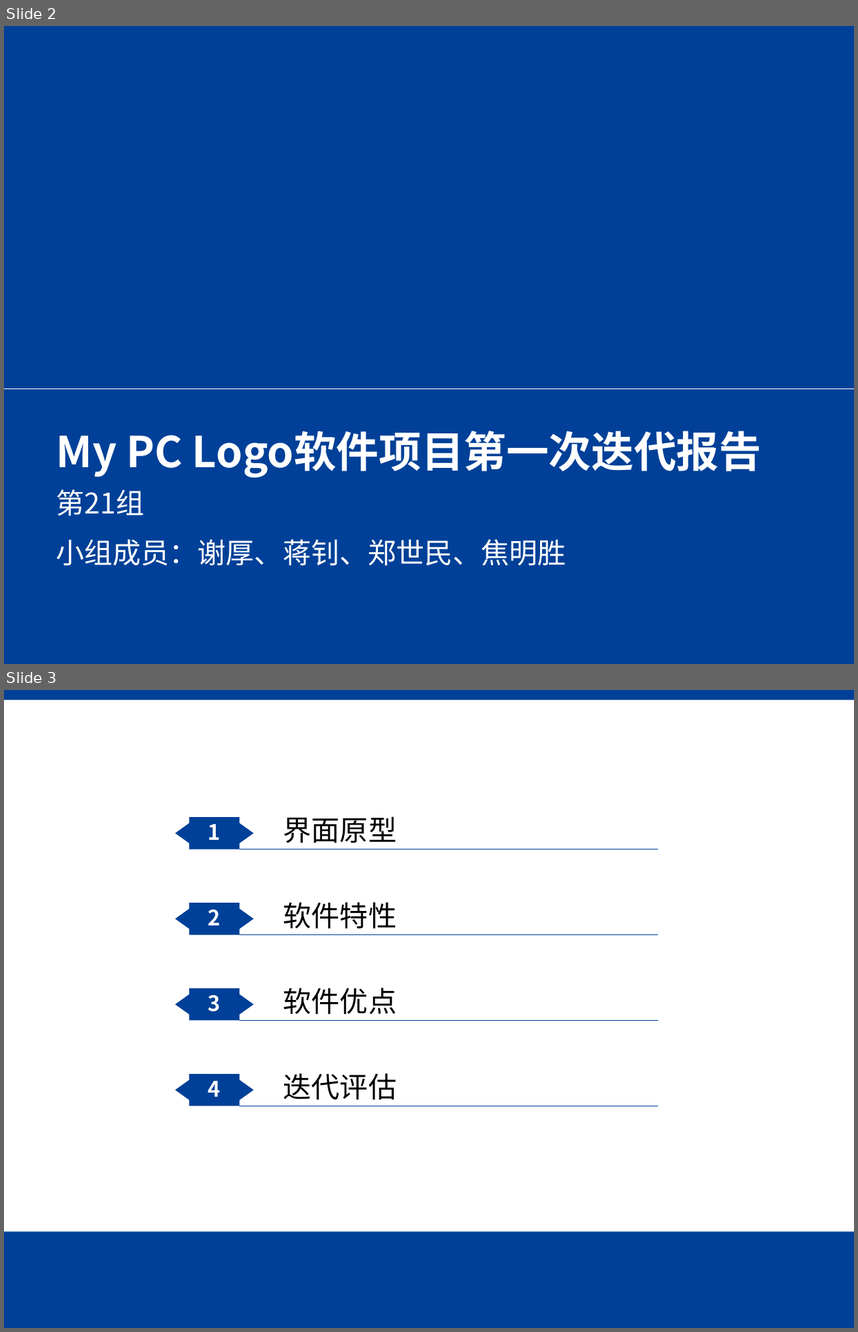
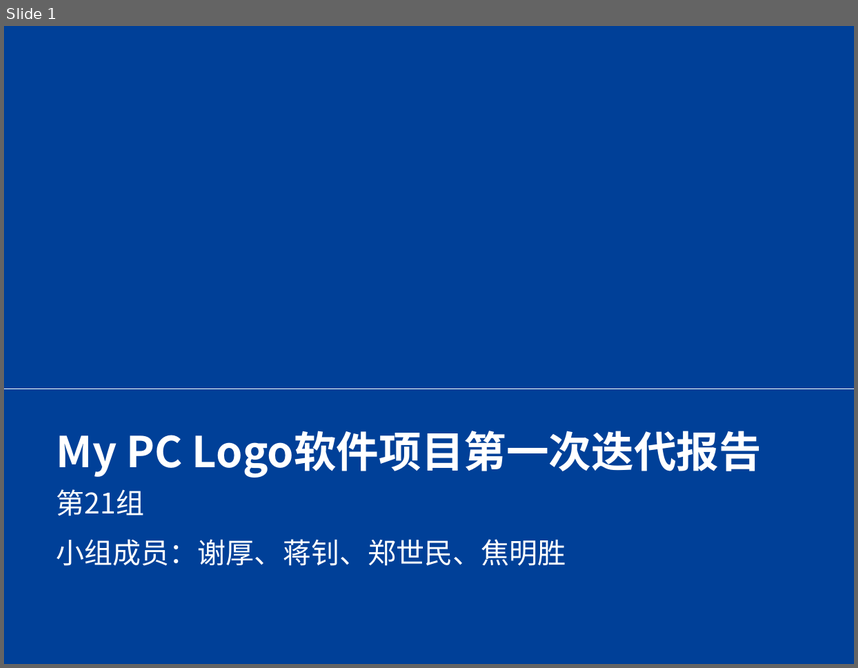
Before and after one commit to SJTU-SEP-21/SEP-21, a slide deck: UIPrototype/答辩ppt修改版.pptx. Shown one above the other, each under a label of ours: slides 2 and 3 before the commit, slide 1 after it. The pictures are 858x1332 and 858x668 pixels, drawn with LibreOffice and Linux fonts; fonts in the diff are those of the drawing; background and template pictures are left out. Boxes give left, top, right and bottom in pixels: in the first picture for what was removed or moved away, otherwise in the second. Text is boxed around its words. In the diff, an @@ line names an element or a change of style, - is before the commit and + after.

```diff
--- a/UIPrototype/答辩ppt修改版.pptx
+++ b/UIPrototype/答辩ppt修改版.pptx
@@ slide 3 removed at (4, 690, 854, 1328), background #FFFFFF @@
@@ rectangle removed at (4, 690, 854, 700) @@
@@ title removed at (34, 712, 635, 744) @@
-目录 Contents
@@ freeform shape removed at (175, 818, 253, 850) @@
@@ text removed at (208, 824, 221, 840) @@
-1
@@ text removed at (283, 816, 397, 843) @@
-界面原型
@@ line removed from (239, 849) to (657, 849) @@
@@ freeform shape removed at (175, 903, 253, 935) @@
@@ text removed at (208, 909, 221, 925) @@
-2
@@ text removed at (283, 902, 397, 929) @@
-软件特性
@@ line removed from (239, 935) to (657, 935) @@
@@ freeform shape removed at (175, 988, 253, 1021) @@
@@ text removed at (208, 994, 221, 1012) @@
-3
@@ text removed at (283, 987, 397, 1014) @@
-软件优点
@@ line removed from (239, 1020) to (657, 1020) @@
@@ freeform shape removed at (175, 1074, 253, 1105) @@
@@ text removed at (208, 1081, 221, 1096) @@
-4
@@ text removed at (283, 1073, 397, 1100) @@
-迭代评估
@@ line removed from (239, 1105) to (657, 1105) @@
@@ rectangle removed at (4, 1232, 854, 1328) @@
@@ what was slide 2 is now slide 1 @@
```
Also in this commit, not shown: 5 slides changed, 4 slides added, 3 other slides removed, 3 other files.
